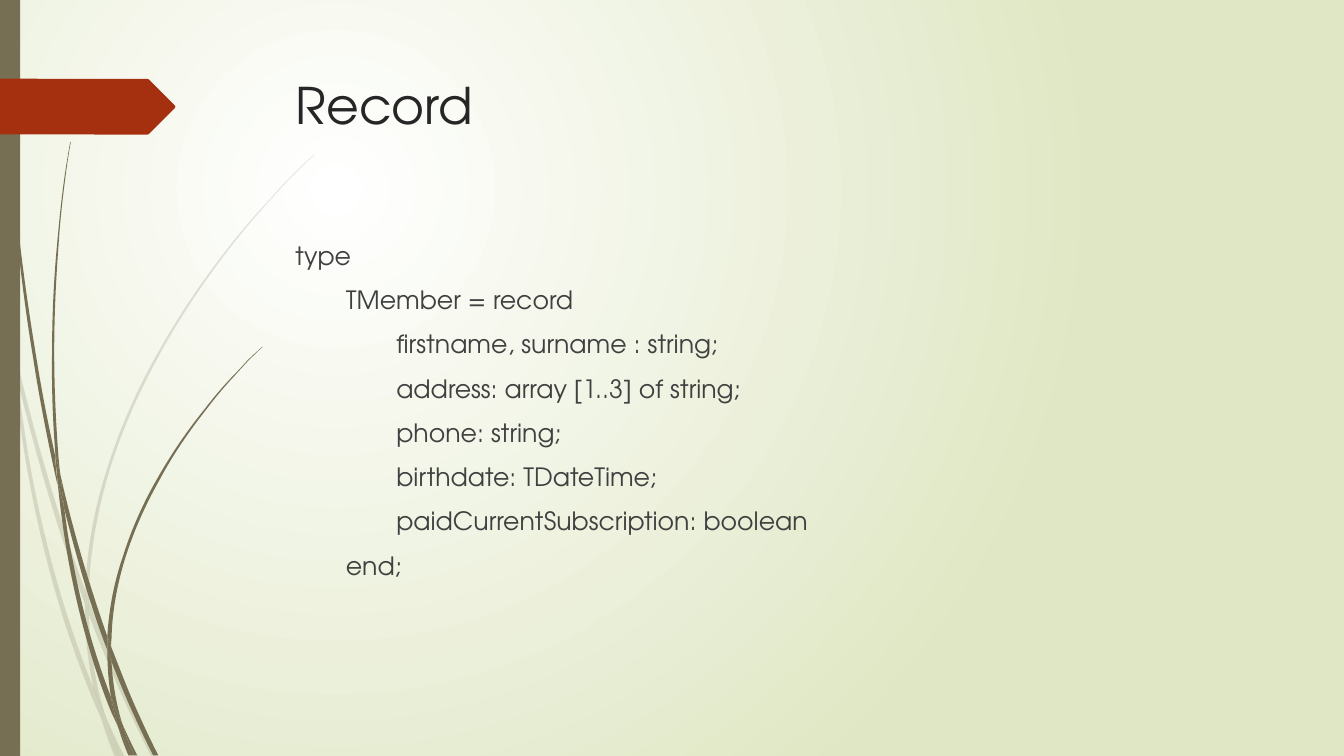
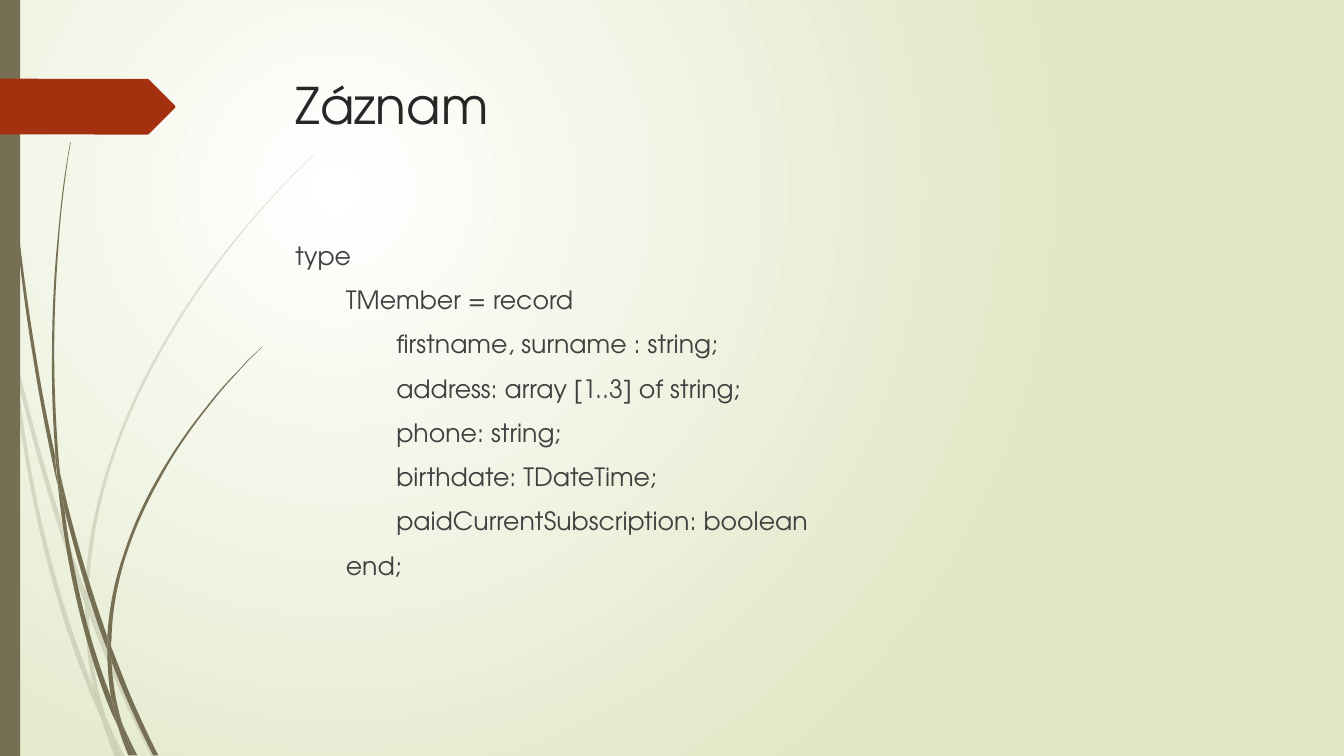
Before and after one commit to fan1x/fan1x.github.io, a slide deck: slide 2 of data/2018-19/prg1/cv8/prg1_cv8.pptx. Drawn at 1344x756 pixels with LibreOffice and Linux fonts; fonts in the diff are those of the drawing. Boxes give left, top, right and bottom in pixels: in the first picture for what was removed or moved away, otherwise in the second. Text is boxed around its words. In the diff, an @@ line names an element or a change of style, - is before the commit and + after.

```diff
--- a/data/2018-19/prg1/cv8/prg1_cv8.pptx
+++ b/data/2018-19/prg1/cv8/prg1_cv8.pptx
@@ title at (296,85,488,125): text changed @@
-Record
+Záznam
```
Also in this commit, not shown: 2 other slides changed, 2 other files.
